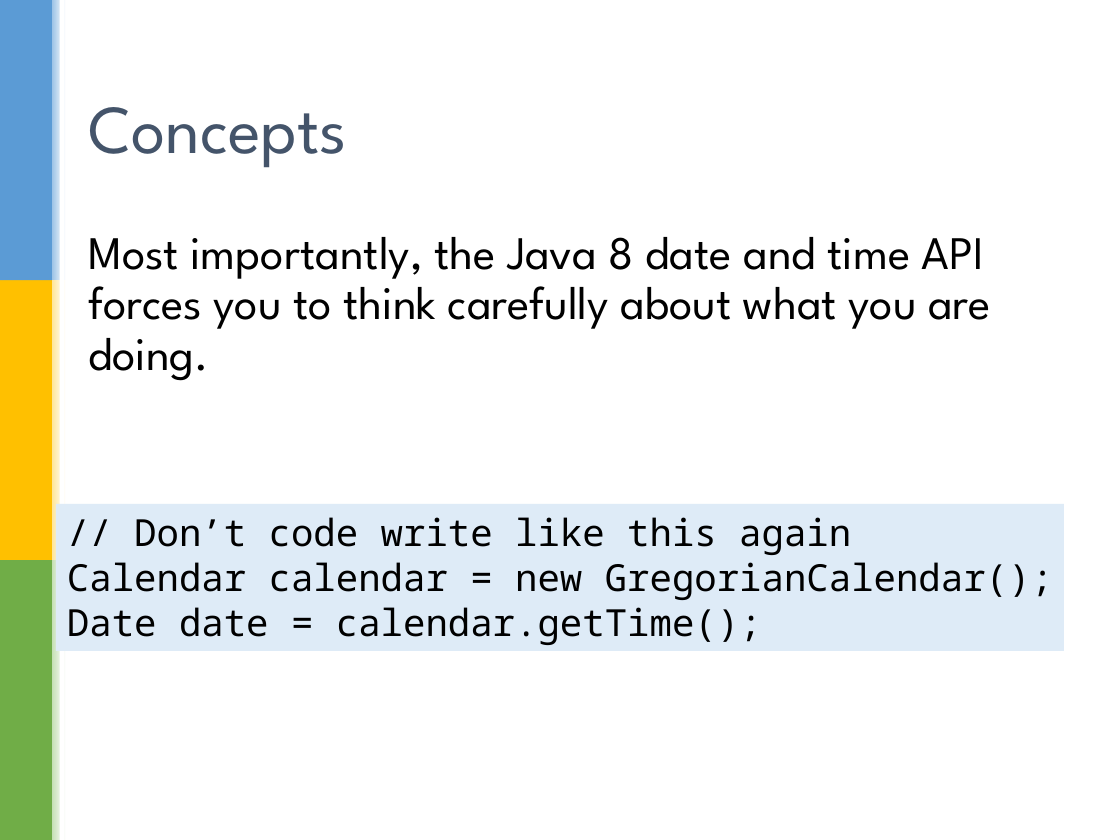
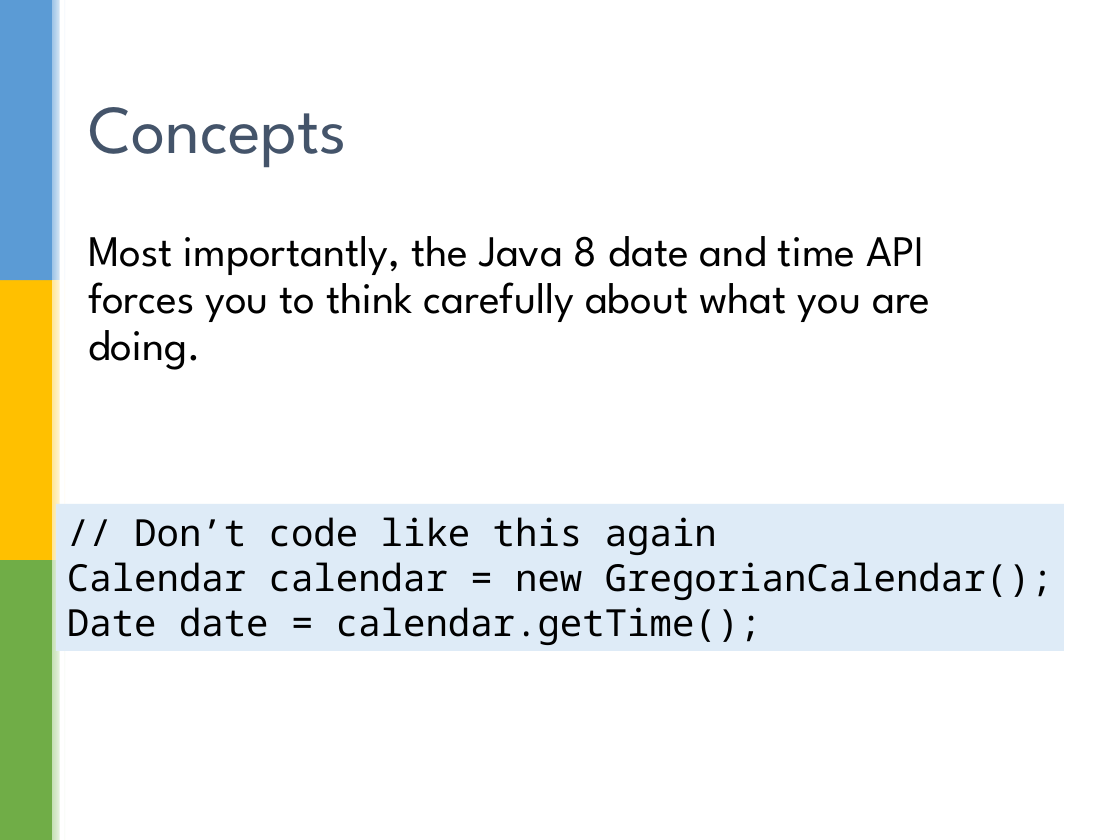
Before and after one commit to sualeh/make-a-date, a slide deck: slide 14 of Java 8 Date and Time API.pptx (slide 13 before the commit). Drawn at 1120x840 pixels with LibreOffice and Linux fonts; fonts in the diff are those of the drawing; background and template pictures are left out. Boxes give left, top, right and bottom in pixels: in the first picture for what was removed or moved away, otherwise in the second. Text is boxed around its words. In the diff, an @@ line names an element or a change of style, - is before the commit and + after.

Commit message:
Font size changes, and tweaks

```diff
--- a/Java 8 Date and Time API.pptx
+++ b/Java 8 Date and Time API.pptx
@@ text "Most importantly, the Java 8 ..." at box(88, 236, 930, 370): size 30 to 28 pt @@
@@ text in rectangle at box(134, 517, 717, 555): text changed @@
-// Don’t code write like this again
+// Don’t code like this again
```
Also in this commit, not shown: 31 other slides changed, 1 slide added.
